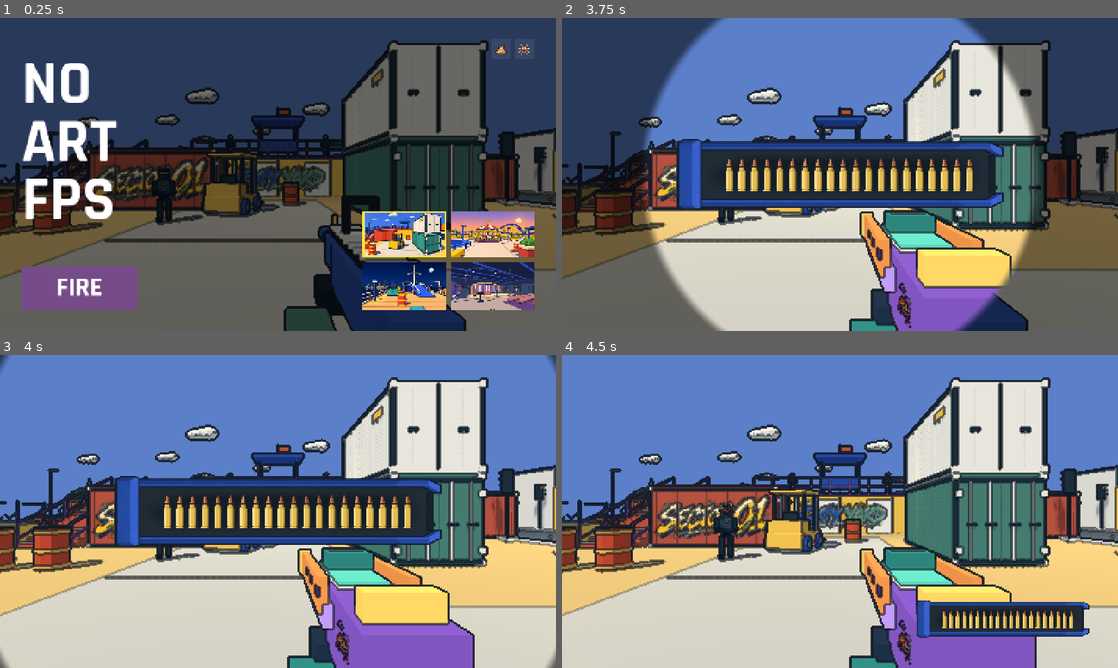
Above: before the commit, frames 1-4 (two rows, left to right).
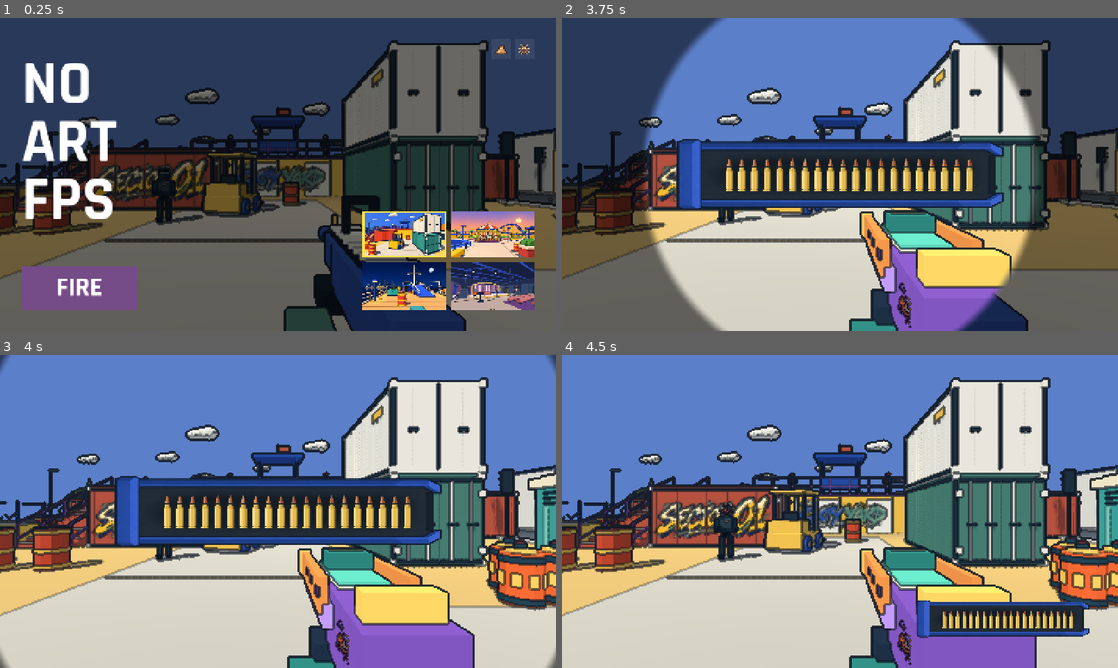
Above: after the commit, the same moments.

Repository: YicongCao/No-Art-FPS
Game: Godot game, scene res://scenes/main.tscn
The game is run twice, just before and just after one commit, with the same random seed, the same clock (stepped at 60 frames per second) and the same inputs. Sound files missing from this copy of the repository are replaced by a short silence.
Inputs (mouse positions are in pixels of both pictures, inside the frame that each line leads up to):
- Up to frame 1 (0.25 s): no input
- Up to frame 2 (3.75 s): click (1062, 49) at 0.5 s; click (1084, 49) at 1.25 s; click "FIRE" at 2 s; tap Enter (restart) at 2.75 s; move the mouse to (962, 158) at 2.77 s; press the mouse at (962, 158) at 2.78 s; hold D (right) 2.78-3.53 s; tap Space (jump) at 3.02 s; tap E (interact) at 3.05, 3.6 s; move the mouse to (728, 190) at 3.52 s; release the mouse at (728, 190) at 3.53 s; hold S (back) from 3.53 s (still down)
- Up to frame 3 (4 s): keep holding S (back); tap Space (jump) at 3.77 s; click (166, 527) at 3.8 s
- Up to frame 4 (4.5 s): move the mouse to (895, 442) at 4.27 s; release S (back) at 4.28 s; press the mouse at (895, 442) at 4.28 s; hold D (right) from 4.28 s (still down)

Frames 1-2 are identical in both runs. In frame 3, 3.3% of the frame differs, in the area x 87-100%, y 37-82%; in frame 4, 3.2%.

Commit message:
Add a ten-meter toilet blast to both comedy modes

Diff:
--- a/scripts/comedy_fx.gd
+++ b/scripts/comedy_fx.gd
@@ -68,6 +68,33 @@
 	if mode=="roach":tween.parallel().tween_property(node.get_child(0),"rotation:z",1.1,.09)
 	tween.tween_callback(node.queue_free)
 
+static func blast_arc(node: Node3D, destination: Vector3, lift: float, spin: Vector3, duration: float) -> void:
+	var origin = node.global_position
+	var angle = node.rotation
+	var extent = node.scale
+	var move = func(t: float) -> void:
+		node.global_position = origin.lerp(destination,t)+Vector3.UP*(4*lift*t*(1-t))
+		node.rotation = angle+spin*t
+		node.scale = extent*(1-.95*smoothstep(.72,1,t))
+	var flight = node.create_tween()
+	flight.tween_method(move,0.0,1.0,duration)
+	flight.tween_callback(node.queue_free)
+
+static func toilet_scatter(parent: Node3D, center: Vector3, mode: String, reduced_motion: bool) -> void:
+	var art = ROACH_ART if mode=="roach" else POOP_ART
+	var count = 10 if reduced_motion else 22
+	for i in range(count):
+		var particle = sprite(art[i%art.size()],.55+float(i%5)*.16)
+		particle.name = "ToiletScatter"
+		particle.billboard = BaseMaterial3D.BILLBOARD_ENABLED
+		particle.flip_h = i%2==0
+		parent.add_child(particle)
+		var heading = float(i)*2.39996
+		var radial = Vector3(cos(heading),0,sin(heading))
+		particle.global_position = center+Vector3.UP*(1.4+float(i%3)*.23)+radial*.38
+		var destination = center+radial*(3.0+float(i%7)*.85)+Vector3.UP*.25
+		blast_arc(particle,destination,1.8+float(i%6)*.47,Vector3.ZERO,1.04+float(i%5)*.11)
+
 static func kill(parent: Node3D, center: Vector3, mode: String, reduced_motion: bool) -> void:
 	var roach = mode=="roach"
 	var burst = sprite(ROACH_KNOCKOUT if roach else SPLAT,1.22)
--- /dev/null
+++ b/scripts/comedy_toilet.gd
@@ -0,0 +1,89 @@
+extends Node3D
+
+const BOOTH = preload("res://assets/models/comedy/portable_toilet.glb")
+const CHARGE = preload("res://assets/models/comedy/column_charge.glb")
+const ComedyFX = preload("res://scripts/comedy_fx.gd")
+const PLACEMENTS = {
+	"yard": Vector4(6.6,.0,5.5,-.15),
+	"amusement_park": Vector4(4.8,.0,12.1,.08),
+	"last_ferry": Vector4(6.8,.0,5.2,-.12),
+	"night_studio": Vector4(-6.7,.0,3.35,.12),
+}
+const CHARGE_POSITIONS = [Vector3(-1.32,0,.40),Vector3(-2.04,0,.57),Vector3(-1.64,0,-.33)]
+var game: Node3D
+var spent = false
+var booth_hits = 0
+var booth: Node3D
+var charge_bodies: Array[StaticBody3D] = []
+var booth_body: StaticBody3D
+var obstacle: NavigationObstacle3D
+
+func _ready() -> void:
+	var cabin = BoxShape3D.new()
+	cabin.size = Vector3(1.78,2.45,1.65)
+	booth_body = target_body("Booth",Vector3(0,1.225,0),cabin)
+	booth = BOOTH.instantiate()
+	add_child(booth)
+	var cylinder = CylinderShape3D.new()
+	cylinder.radius = .344
+	cylinder.height = 1.15
+	for at in CHARGE_POSITIONS:
+		var charge = target_body("Charge%d"%charge_bodies.size(),at+Vector3.UP*.575,cylinder)
+		var mesh = CHARGE.instantiate()
+		mesh.position.y = -.575
+		charge.add_child(mesh)
+		charge.set_meta("charge",true)
+		charge_bodies.append(charge)
+
+	# Steer agents around the temporary prop without rebaking a full Web map.
+	obstacle = NavigationObstacle3D.new()
+	obstacle.height = 2.45
+	obstacle.vertices = PackedVector3Array([
+		Vector3(-2.39,0,-.86),Vector3(.9,0,-.86),
+		Vector3(.9,0,.92),Vector3(-2.39,0,.92),
+	])
+	add_child(obstacle)
+
+func target_body(label: String, at: Vector3, shape: Shape3D) -> StaticBody3D:
+	var body = StaticBody3D.new()
+	body.name = label
+	body.position = at
+	body.collision_mask = 0
+	body.set_meta("comedy_toilet",self)
+	var collider = CollisionShape3D.new()
+	collider.shape = shape
+	body.add_child(collider)
+	add_child(body)
+	return body
+
+func shot_hit(charge: bool, burning: bool) -> bool:
+	if spent or game.state!="RUNNING" or not game.rules.active:return false
+	if charge:
+		explode()
+		return true
+	if burning:
+		booth_hits += 1
+		if booth_hits>=2:explode()
+		return true
+	return false
+
+func explode(from_finale: bool = false) -> void:
+	if spent:return
+	spent = true
+	booth_body.collision_layer = 0
+	obstacle.avoidance_enabled = false
+	for charge in charge_bodies:
+		charge.collision_layer = 0
+		charge.hide()
+	if from_finale:
+		booth.hide()
+		game.finale_explosion(global_position+Vector3.UP,2.1,Color("47a99d"))
+		return
+	var door: Node3D = booth.find_child("Door",true,false)
+	var roof: Node3D = booth.find_child("Roof",true,false)
+	door.reparent(game.effects,true)
+	roof.reparent(game.effects,true)
+	booth.hide()
+	ComedyFX.blast_arc(door,to_global(Vector3(3.8,.22,5.8)),2.6,Vector3(3.7,1.3,-2.1),1.12)
+	ComedyFX.blast_arc(roof,to_global(Vector3(-3.1,.24,-3.5)),4.1,Vector3(-2.4,3.2,1.8),1.22)
+	game.toilet_blast(global_position)
--- a/scripts/game.gd
+++ b/scripts/game.gd
@@ -18,6 +18,8 @@
 const LoadingTransition = preload("res://scripts/loading_transition.gd")
 const CombatFX = preload("res://scripts/combat_fx.gd")
 const ComedyFX = preload("res://scripts/comedy_fx.gd")
+const ComedyToilet = preload("res://scripts/comedy_toilet.gd")
+const TOILET_BLAST_RADIUS = 10.0
 const AchievementProgress = preload("res://scripts/achievements.gd")
 var achievements = AchievementProgress.new()
 var progress_save_pending = false
@@ -61,6 +63,8 @@
 var best = 0
 var reduced_motion = false
 var comedy_mode = ""
+var comedy_toilet: Node3D
+var toilet_blast_active = false
 var bullets: Array[Dictionary] = []
 var ranged_aimers: Dictionary = {}
 var player_bullets: Array[Dictionary] = []
@@ -443,6 +447,7 @@
 	hud.health_shade = 0
 	player.reset_position()
 	player.set_weapon_style(comedy_mode)
+	prepare_comedy_toilet()
 	player.gun.show()
 	player.enabled = false
 	hud.hit = 0
@@ -668,6 +673,7 @@
 	objective_focus = null
 	arena.reset_objectives()
 	restore_frozen_world()
+	remove_comedy_toilet()
 	hud.reset_results_frame()
 	finale_active = false
 	arena.restore_finale_decor()
@@ -687,6 +693,23 @@
 	for voice in audio_voices:voice.stop()
 	if web_rifle:web_rifle.stop()
 	if music:music.stop()
+
+func remove_comedy_toilet() -> void:
+	if not is_instance_valid(comedy_toilet):return
+	comedy_toilet.get_parent().remove_child(comedy_toilet)
+	comedy_toilet.queue_free()
+	comedy_toilet = null
+
+func prepare_comedy_toilet() -> void:
+	remove_comedy_toilet()
+	if comedy_mode.is_empty() or not ComedyToilet.PLACEMENTS.has(arena.map_id):return
+	var site: Vector4 = ComedyToilet.PLACEMENTS[arena.map_id]
+	comedy_toilet = ComedyToilet.new()
+	comedy_toilet.name = "ComedyToilet"
+	comedy_toilet.game = self
+	comedy_toilet.position = Vector3(site.x,site.y,site.z)
+	comedy_toilet.rotation.y = site.w
+	arena.add_child(comedy_toilet)
 
 func begin_running() -> void:
 	state = "RUNNING"
@@ -771,6 +794,7 @@
 	for building in arena.structures:
 		if not building.scenery:building.collapse()
 	for barrel in arena.barrels:barrel.explode()
+	if is_instance_valid(comedy_toilet):comedy_toilet.explode(true)
 	arena.explode_finale_decor()
 	for fx in finale_fx_groups.values():fx.show_pieces()
 	finale_fx_groups.clear()
@@ -1117,6 +1141,11 @@
 	if state!="RUNNING" or not rules.active:return
 	if not result.is_empty():
 		var collider = result.collider
+		if collider.has_meta("comedy_toilet"):
+			var fixture = collider.get_meta("comedy_toilet")
+			if fixture.shot_hit(collider.get_meta("charge",false),burning):hud.hit = .12
+			spark(target,Color("ef7833") if burning else Color("e5e0d2"),.08,.1)
+			return
 		var enemy = enemy_from_hit(result)
 		var building = collider.get_meta("structure",null) if collider.has_meta("structure") else null
 		var barrel = enemy==null and collider.has_method("ignite")
@@ -1196,6 +1225,7 @@
 		hud.kill_group = kill_group_count
 		hud.kill_pop = .5
 		hud.multi_time = .65 if kill_group_count>=2 else 0.0
+		if toilet_blast_active:return
 		var pitch = minf(1.25,1+(kill_group_count-1)*.08)
 		if not comedy_mode.is_empty() and not from_finale:
 			var center: Vector3 = enemy.global_position+Vector3.UP*(1.78 if comedy_mode=="roach" else 1.02)
@@ -1437,10 +1467,37 @@
 		trace(center+direction,center+direction*2.2,Color("573e37"),.12,.4)
 	blast_ring(center,radius)
 
-func blast_ring(center: Vector3, radius: float) -> void:
+func toilet_blast(center: Vector3) -> void:
+	if state!="RUNNING" or not rules.active:return
+	toilet_blast_active = true
+	for enemy in live_enemies():
+		var offset: Vector3 = enemy.global_position-center
+		if Vector2(offset.x,offset.z).length_squared()<=TOILET_BLAST_RADIUS*TOILET_BLAST_RADIUS:
+			enemy.take_damage(Enemy.MAX_HEALTH)
+	toilet_blast_active = false
+	if destroy_active and not rules.mission:achievements.increment("wreck")
+	var roach = comedy_mode=="roach"
+	var accent = Color("b59df0") if roach else Color("e6aa60")
+	var raised = center+Vector3.UP*.65
+	play_world_sound("explosion",raised,-4)
+	play_world_sound("roach_buzz" if roach else "comedy_plop",raised,-3)
+	var plume = CombatFX.new()
+	plume.game = self
+	plume.duration = 1.22
+	effects.add_child(plume)
+	plume.bloom(raised+Vector3.UP,1.42,Color("fff0aa"))
+	for i in range(8):
+		var ray = Vector3(cos(i*TAU/8),0,sin(i*TAU/8))
+		plume.bloom(raised+ray*(.8+float(i%2)*.56)+Vector3.UP*(.3+float(i%3)*.48),.75+float(i%3)*.25,accent)
+		plume.chunk(raised+ray*.55,Vector3(.29,.14,.58),Color("47a99d") if i%2==0 else Color("fff0cb"),ray*5+Vector3.UP*(4+float(i%3)),center.y+.08)
+	plume.show_pieces()
+	ComedyFX.toilet_scatter(effects,center,comedy_mode,reduced_motion)
+	blast_ring(center+Vector3.UP*.59,TOILET_BLAST_RADIUS,accent)
+
+func blast_ring(center: Vector3, radius: float, color: Color = Color("f6bc62")) -> void:
 	var ring = MeshInstance3D.new()
 	ring.mesh = blast_ring_mesh
-	ring.material_override = effect_material(Color("f6bc62"))
+	ring.material_override = effect_material(color)
 	ring.cast_shadow = GeometryInstance3D.SHADOW_CASTING_SETTING_OFF
 	effects.add_child(ring)
 	ring.global_position = center-Vector3.UP*.5
--- /dev/null
+++ b/tests/comedy_toilet_check.gd
@@ -0,0 +1,150 @@
+extends SceneTree
+
+var game: Node3D
+
+func _initialize() -> void:
+	check.call_deferred()
+
+func check() -> void:
+	game = load("res://scenes/main.tscn").instantiate()
+	root.add_child(game)
+	for _frame in range(900):
+		await process_frame
+		if game.title_frame_ready:break
+	assert(game.nav_ready and game.title_frame_ready)
+	game.qa_mode = true
+	game.reduced_motion = false
+	game.set_physics_process(false)
+	game.start_run()
+	assert(not is_instance_valid(game.comedy_toilet))
+	return_to_title()
+	var maps = ["score_attack","amusement_park","last_ferry","night_studio"]
+	for i in range(maps.size()):
+		if i>0:await game.select_session(load("res://data/sessions/"+maps[i]+".tres"))
+		assert(game.nav_ready and not is_instance_valid(game.comedy_toilet))
+		game.menu_action("comedy" if i%2==0 else "roach")
+		game.start_run()
+		var fixture = game.comedy_toilet
+		assert(fixture and fixture.charge_bodies.size()==3)
+		await sync_bodies()
+		check_placement(fixture)
+		if i<2:await check_blast(fixture)
+		return_to_title()
+		assert(not is_instance_valid(game.comedy_toilet))
+		game.menu_action("comedy" if i%2==0 else "roach")
+	print("TOILET_PASS: four clear placements, both toy modes, real shot, cover and 10 m boundary, no duplicates and reset")
+	game.queue_free()
+	await process_frame
+	if DisplayServer.get_name()=="headless":
+		var deadline = Time.get_ticks_msec()+450
+		while Time.get_ticks_msec()<deadline:await process_frame
+	quit()
+
+func return_to_title() -> void:
+	game.state = "RESULTS"
+	game.menu_action("menu")
+
+func check_placement(fixture: Node3D) -> void:
+	var bodies = [fixture.booth_body]+fixture.charge_bodies
+	var excluded: Array[RID] = []
+	for body in bodies:excluded.append(body.get_rid())
+	var space = game.get_world_3d().direct_space_state
+	for body in bodies:
+		var shape: Shape3D = body.get_child(0).shape.duplicate()
+		if shape is BoxShape3D:shape.size -= Vector3(.06,.12,.06)
+		else:
+			shape.height -= .12
+			shape.radius -= .02
+		var query = PhysicsShapeQueryParameters3D.new()
+		query.shape = shape
+		query.transform = body.global_transform
+		query.collision_mask = 1
+		query.exclude = excluded
+		var overlaps = space.intersect_shape(query)
+		assert(overlaps.is_empty(),"%s %s overlaps %s"%[game.arena.map_id,body.name,overlaps])
+		var base = body.global_position
+		var ground = PhysicsRayQueryParameters3D.create(Vector3(base.x,fixture.position.y+.35,base.z),Vector3(base.x,fixture.position.y-.35,base.z),1,excluded)
+		var floor_hit = space.intersect_ray(ground)
+		assert(not floor_hit.is_empty() and absf(floor_hit.position.y-fixture.position.y)<.09,"%s support differs for %s"%[game.arena.map_id,body.name])
+	var nav = game.get_world_3d().navigation_map
+	var approach: Vector3 = fixture.to_global(Vector3(-1.1,0,2.5))
+	var closest = NavigationServer3D.map_get_closest_point(nav,approach)
+	var path = NavigationServer3D.map_get_path(nav,game.arena.player_start().origin,closest,true)
+	assert(closest.distance_to(approach)<.8 and not path.is_empty() and path[-1].distance_to(closest)<.65)
+	print("TOILET_PLACEMENT_PASS ",game.arena.map_id)
+
+func check_blast(fixture: Node3D) -> void:
+	game.begin_running()
+	game.player.enabled = false
+	game.hud.go_time = 0
+	for actor in game.enemies.get_children():
+		game.enemies.remove_child(actor)
+		actor.queue_free()
+	var center: Vector3 = fixture.global_position
+	var inside = stationary(center+Vector3(4,0,0))
+	var ledge = stationary(center+Vector3(0,3.1,-9.98))
+	var outside = stationary(center+Vector3(10.02,0,0))
+	var wall = StaticBody3D.new()
+	var collision = CollisionShape3D.new()
+	var shape = BoxShape3D.new()
+	shape.size = Vector3(.25,3,2)
+	collision.shape = shape
+	wall.add_child(collision)
+	game.add_child(wall)
+	wall.global_position = center+Vector3(2,1,0)
+	game.player.global_position = fixture.to_global(Vector3(-1.32,.05,5.8))
+	await sync_bodies()
+	var charge: Node3D = fixture.charge_bodies[0]
+	aim(charge.global_position)
+	var ray = PhysicsRayQueryParameters3D.create(game.player.camera.global_position,charge.global_position,1)
+	assert(game.get_world_3d().direct_space_state.intersect_ray(ray).get("collider")==charge)
+	var exclude_booth: Array[RID] = [fixture.booth_body.get_rid()]
+	var cover = PhysicsRayQueryParameters3D.create(center+Vector3.UP,inside.global_position+Vector3.UP,1,exclude_booth)
+	assert(game.get_world_3d().direct_space_state.intersect_ray(cover).get("collider")==wall)
+	await capture("toilet-"+game.comedy_mode+"-armed")
+	var health = game.health
+	game.shoot()
+	assert(fixture.spent and fixture.booth_body.collision_layer==0 and not fixture.obstacle.avoidance_enabled)
+	assert(fixture.charge_bodies.all(func(b):return b.collision_layer==0 and not b.visible))
+	assert(inside.dead and ledge.dead and not outside.dead and game.rules.kills==2 and game.health==health)
+	assert(game.effects.get_children().filter(func(node):return node is Sprite3D).size()==22)
+	assert(game.effects.has_node("Door") and game.effects.has_node("Roof"))
+	fixture.explode()
+	assert(game.rules.kills==2)
+	for _tick in range(16):await physics_frame
+	await capture("toilet-"+game.comedy_mode+"-burst")
+	wall.queue_free()
+	game.start_run()
+	assert(game.comedy_toilet!=fixture and not game.comedy_toilet.spent and game.comedy_toilet.booth_body.collision_layer==1)
+	game.begin_running()
+	var fresh = game.comedy_toilet
+	assert(not fresh.shot_hit(false,false) and not fresh.spent)
+	assert(fresh.shot_hit(false,true) and not fresh.spent)
+	assert(fresh.shot_hit(false,true) and fresh.spent)
+	game.start_run()
+	game.begin_running()
+	game.rules.elapsed = game.rules.duration
+	game.rules.active = false
+	game.start_finale()
+	assert(game.comedy_toilet.spent and game.comedy_toilet.booth_body.collision_layer==0)
+
+func stationary(at: Vector3) -> Node3D:
+	var target = game.spawn_enemy(at,false)
+	target.set_physics_process(false)
+	return target
+
+func sync_bodies() -> void:
+	await physics_frame
+	await physics_frame
+
+func aim(at: Vector3) -> void:
+	var direction = game.player.camera.global_position.direction_to(at)
+	game.player.rotation.y = atan2(-direction.x,-direction.z)
+	game.player.pitch = asin(direction.y)
+	game.player.camera.rotation.x = game.player.pitch
+
+func capture(name: String) -> void:
+	if DisplayServer.get_name()=="headless":return
+	await process_frame
+	await RenderingServer.frame_post_draw
+	root.get_texture().get_image().save_png("res://artifacts/local/"+name+".png")
Not shown, added: scripts/comedy_toilet.gd.uid
Not shown, added: tests/comedy_toilet_check.gd.uid
